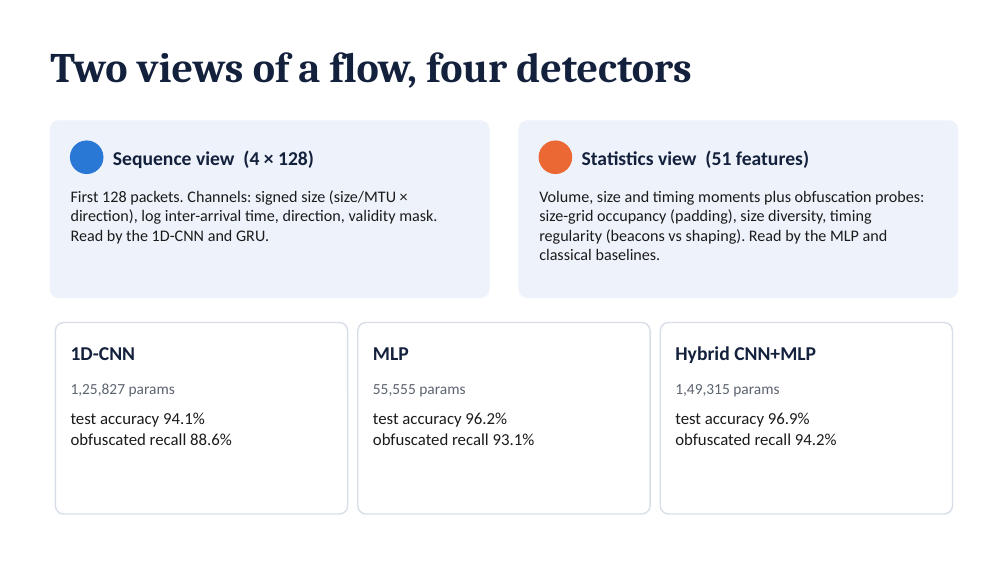
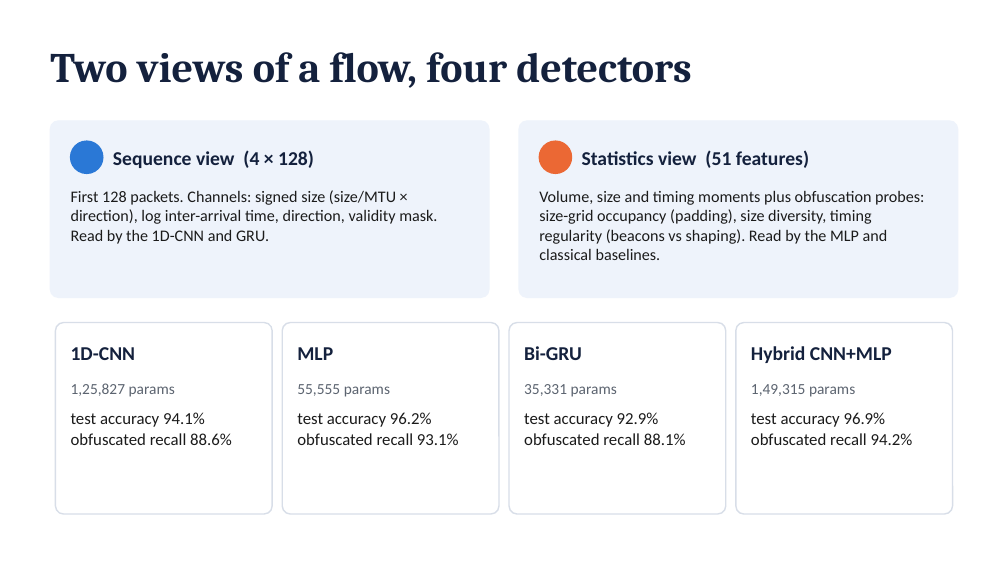
Before and after one commit to VivekNeer/Adversarial-Network-Traffic-Obfuscation-Detection, a slide deck: slide 5 of docs/ANTOD_presentation.pptx. Drawn at 1008x567 pixels with LibreOffice and Linux fonts; fonts in the diff are those of the drawing. Boxes give left, top, right and bottom in pixels: in the first picture for what was removed or moved away, otherwise in the second. Text is boxed around its words. In the diff, an @@ line names an element or a change of style, - is before the commit and + after.

```diff
--- a/docs/ANTOD_presentation.pptx
+++ b/docs/ANTOD_presentation.pptx
@@ rounded rectangle: place and size @@
-rounded rectangle at (55,323,348,514)
+rounded rectangle at (55,323,272,514)
@@ rounded rectangle: place and size @@
-rounded rectangle at (358,323,650,514)
+rounded rectangle at (282,323,499,514)
@@ rounded rectangle: place and size @@
-rounded rectangle at (660,323,953,514)
+rounded rectangle at (509,323,726,514)
@@ rounded rectangle added at (736,323,953,514), fill #FFFFFF, outline #D8DEE8 1 pt @@
@@ text "MLP": place and size @@
-text "MLP" at (373,347,409,360)
+text "MLP" at (297,347,333,360)
@@ text added at (524,346,582,360), 14 pt, text #14213D, bold @@
+Bi-GRU
@@ text "Hybrid CNN+MLP": place and size @@
-text "Hybrid CNN+MLP" at (675,346,816,363)
+text "Hybrid CNN+MLP" at (751,346,892,363)
@@ text "55,555 params": place and size @@
-text "55,555 params" at (373,384,465,397)
+text "55,555 params" at (297,384,390,397)
@@ text added at (524,384,617,397), 11 pt, text #5C6470 @@
+35,331 params
@@ text "1,49,315 params": place and size @@
-text "1,49,315 params" at (675,384,779,397)
+text "1,49,315 params" at (751,384,855,397)
@@ text "test accuracy 96.2%": place and size @@
-text "test accuracy 96.2%" at (373,412,535,445)
+text "test accuracy 96.2%" at (297,412,459,445)
@@ text added at (524,412,686,445), 12 pt, text #1B1B1B @@
+test accuracy 92.9%
+obfuscated recall 88.1%
@@ text "test accuracy 96.9%": place and size @@
-text "test accuracy 96.9%" at (675,412,837,445)
+text "test accuracy 96.9%" at (751,412,913,445)
```
Also in this commit, not shown: 1 other slide changed, 49 other files.
